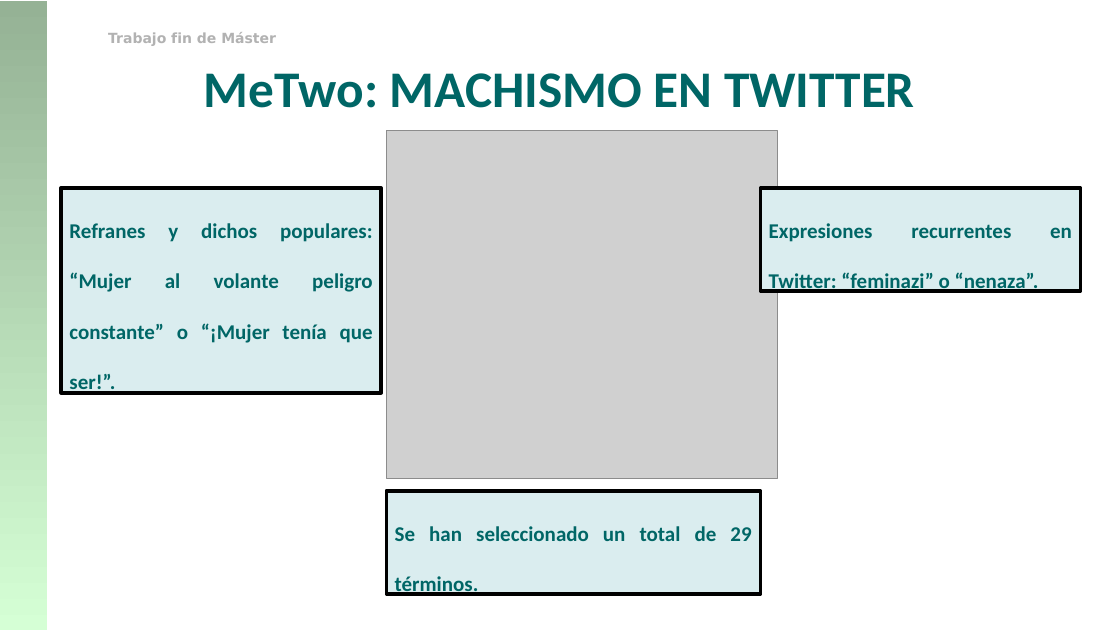
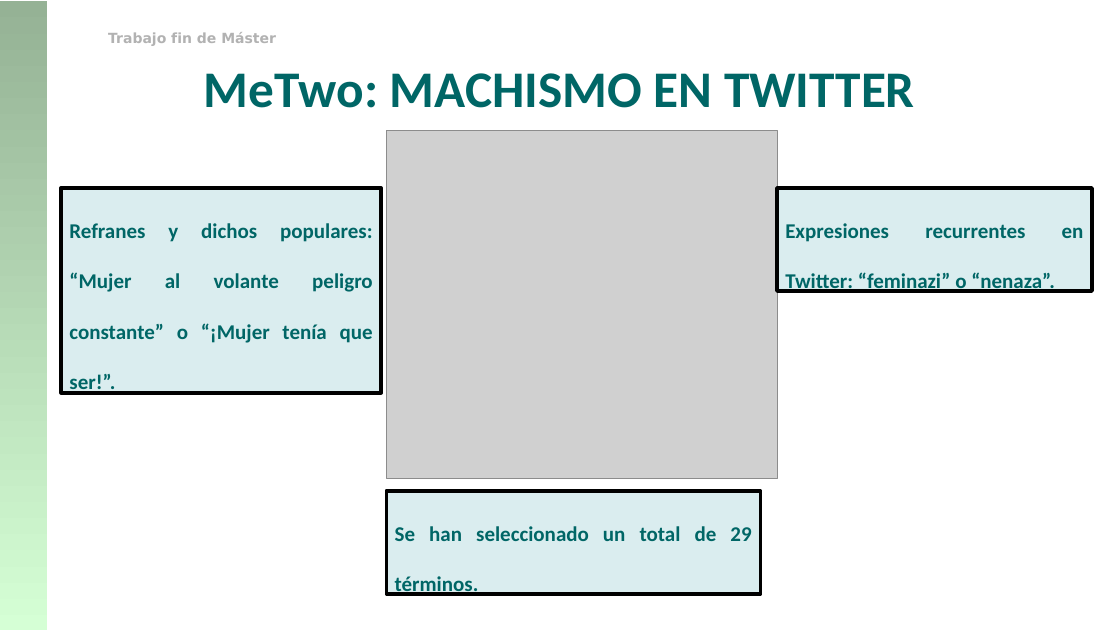
Before and after one commit to franciscorodriguez92/uned-tfm, a slide deck: slide 8 of TFM_Francisco_Rodriguez.pptx. Drawn at 1120x630 pixels with LibreOffice and Linux fonts; fonts in the diff are those of the drawing; grey boxes stand for pictures; background and template pictures are left out. Boxes give left, top, right and bottom in pixels: in the first picture for what was removed or moved away, otherwise in the second. Text is boxed around its words. In the diff, an @@ line names an element or a change of style, - is before the commit and + after.

```diff
--- a/TFM_Francisco_Rodriguez.pptx
+++ b/TFM_Francisco_Rodriguez.pptx
@@ rectangle "Expresiones recurrentes en Twitter: “feminazi” ...": place and size @@
-rectangle "Expresiones recurrentes en Twitter: “feminazi” ..." at (760,188,1081,292)
+rectangle "Expresiones recurrentes en Twitter: “feminazi” ..." at (777,188,1092,292)
```
Also in this commit, not shown: 6 other slides changed, 1 slide added, 2 slides removed.
